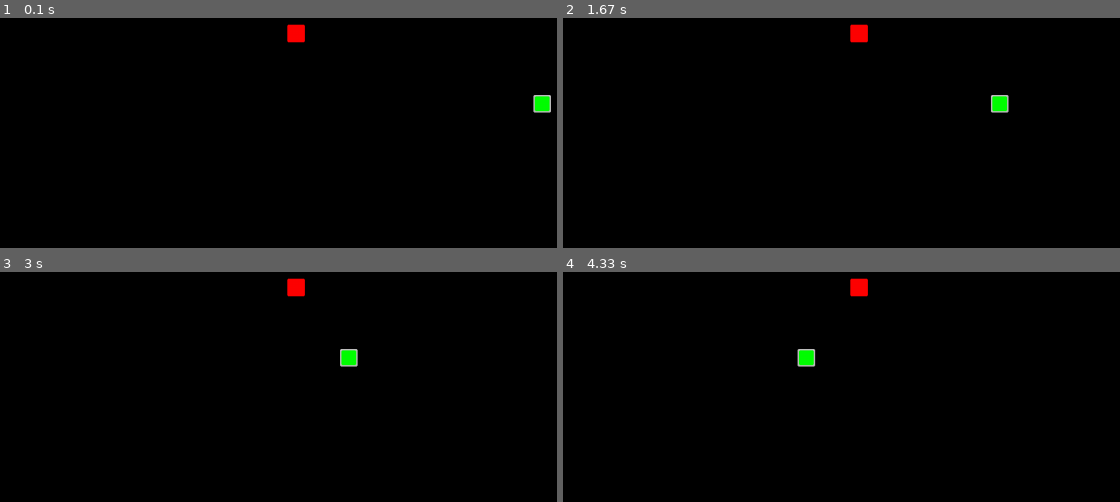
Above: before the commit, frames 1-4 (two rows, left to right).
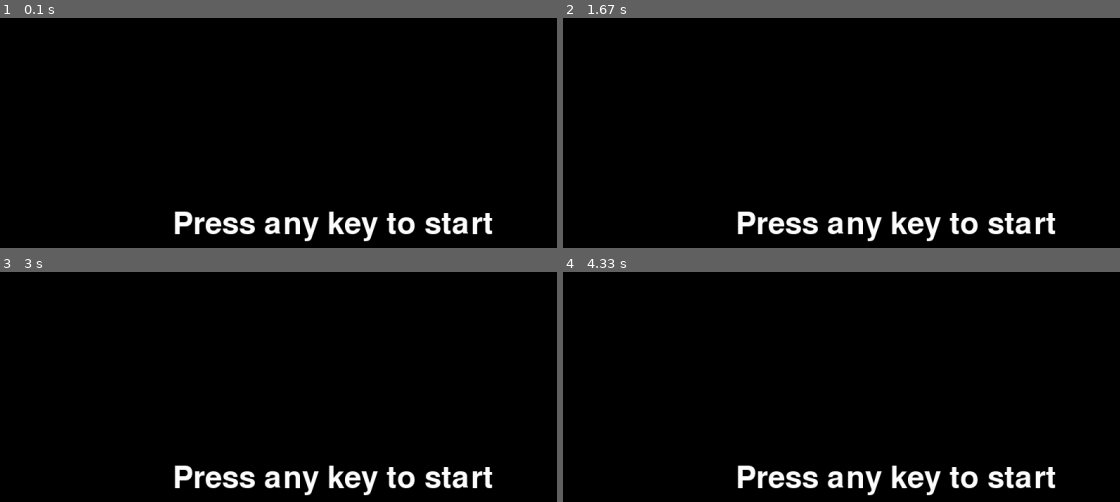
Above: after the commit, the same moments.

Repository: benbxncroft/pygame-snake
Game: pygame game, started from snake/snake.py
Same seed, same stepped clock (60 frames per second), same inputs: the game is played once before the commit and once after it.
Inputs:
- Up to frame 1 (0.1 s): no input
- Up to frame 2 (1.67 s): no input
- Up to frame 3 (3 s): no input
- Up to frame 4 (4.33 s): no input

The runs differ from the first frame. In frame 1, 3.3% of the frame differs, in the area x 31-99%, y 2-98%; in frame 2, 3.3%; in frame 3, 3.3%; in frame 4, 3.3%, in the area x 31-89%, y 2-98%.

Commit message:
work on start screen

Diff:
--- a/snake/snake.py
+++ b/snake/snake.py
@@ -7,6 +7,7 @@
 clock = pygame.time.Clock()
 
 running = True
+show_start_screen = True
 PIXEL_WIDTH = 25
 
 def random_pos(is_player=False):
@@ -85,6 +86,19 @@
     pygame.draw.rect(screen, "grey", chunk, 0, 2)
     pygame.draw.rect(screen, "green", (chunk.left + 2, chunk.top + 2, chunk.width - 4, chunk.width - 4), 0, 2)
 
+def draw_start_screen():
+    start_screen = pygame.Surface(screen.get_size())
+    start_screen.convert()
+    start_screen.fill('black')
+
+    if pygame.font:
+        font = pygame.font.Font(None, 64)
+        text = font.render('Press any key to start', True, 'white')
+        text_pos = text.get_rect(centerx=start_screen.get_width() / 2, centery=start_screen.get_height() / 2)
+        start_screen.blit(text, text_pos)
+
+    screen.blit(start_screen, (0, 0))
+
 while running:
     clock.tick(60)  # limits FPS to 60
 
@@ -94,7 +108,10 @@
         if pygame.Rect.colliderect(snake_head, chunk):
             running = False
 
-    if in_bounds:
+    if show_start_screen:
+        draw_start_screen()
+        pygame.display.flip()
+    elif in_bounds:
         handle_events()
         handle_keys()
 
